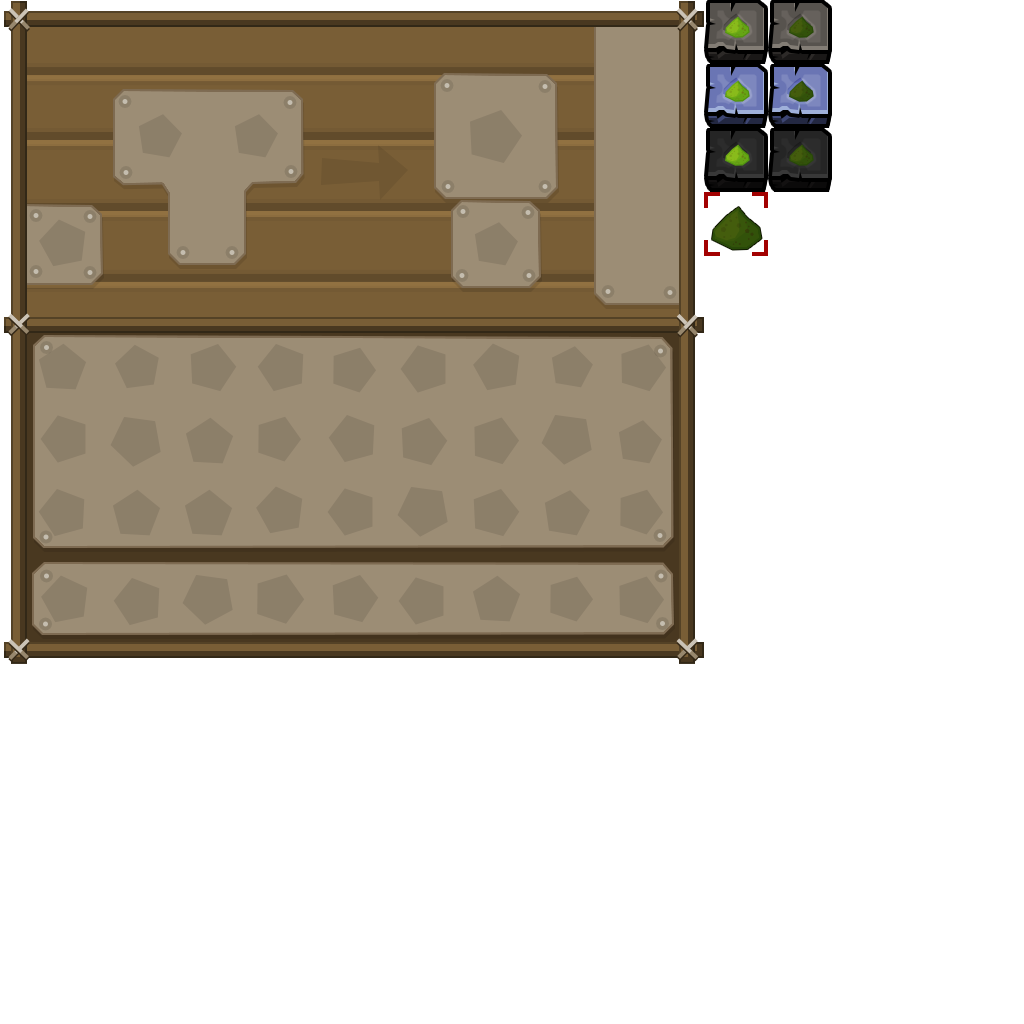
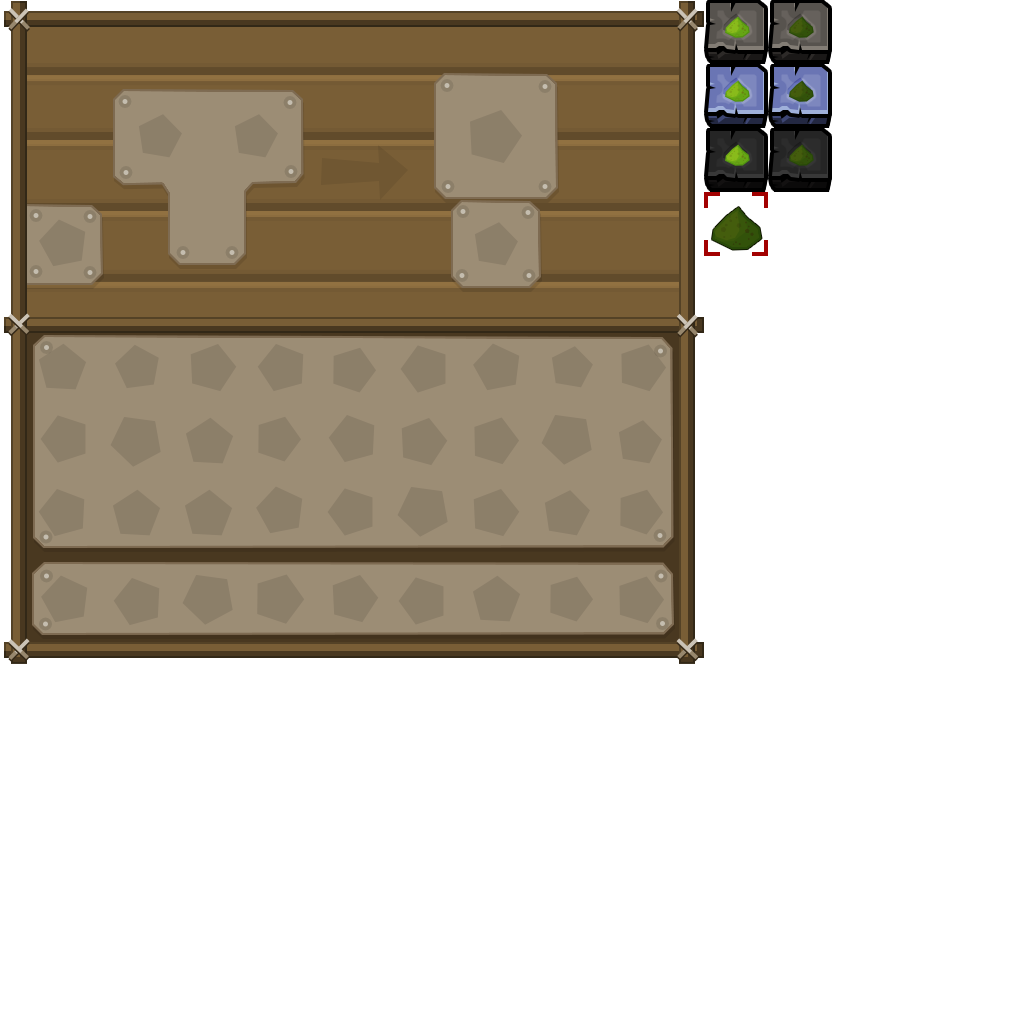
Comparing the layer stacks of the two 1024x1024 images. Changes:
painted on "elipsis" over [605, 289, 673, 295]
painted on "Forme 19" over [594, 27, 679, 305]
